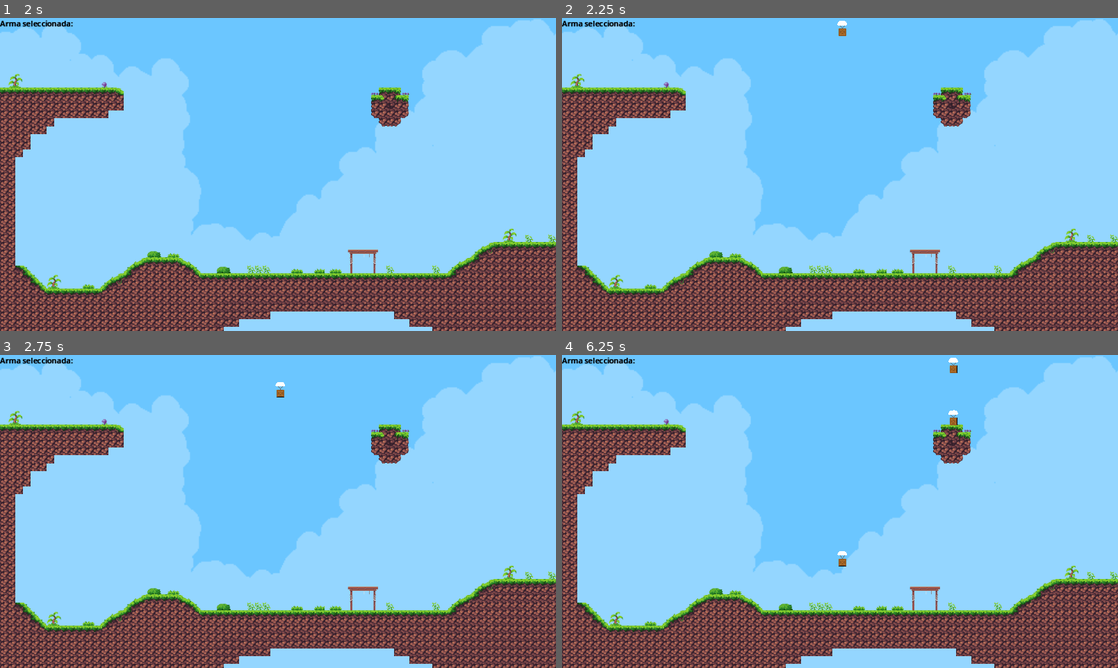
Above: before the commit, frames 1-4 (two rows, left to right).
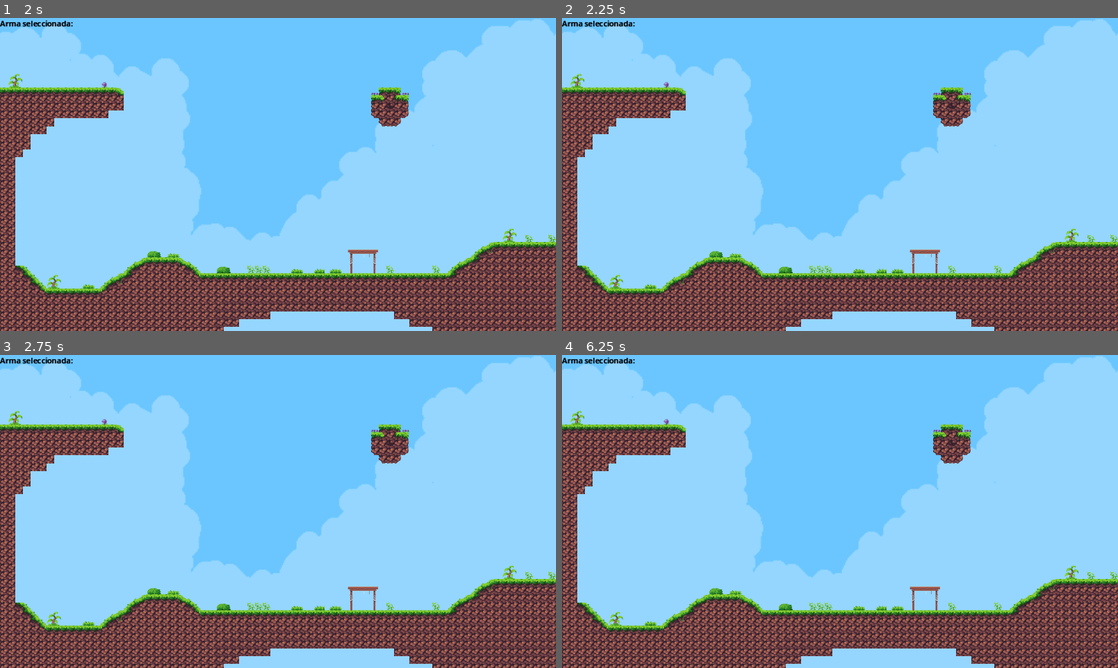
Above: after the commit, the same moments.

Repository: Francisco-Galea/Wild-Ones
Game: Godot game, scene res://Director/GameManager/GameManager.tscn
Two runs of this game, one before a commit and one after it. Both use one fixed random seed, a clock stepped at 60 frames per second and the inputs below. This scene is started directly instead of the project's main scene. Sound files missing from this copy of the repository are replaced by a short silence.
Inputs (mouse positions are in pixels of both pictures, inside the frame that each line leads up to):
- Up to frame 1 (2 s): tap Enter at 0.5 s; move the mouse to (400, 158) at 0.52 s; press the mouse at (400, 158) at 0.53 s; hold D (move_right) from 0.53 s (still down); tap W (jump) at 0.77, 1.52 s; tap Space at 1.25 s; move the mouse to (166, 190) at 1.27 s; release the mouse at (166, 190) at 1.28 s; tap Q (switch_weapon_next) at 1.35 s
- Up to frame 2 (2.25 s): tap Enter at 2 s; move the mouse to (895, 105) at 2.02 s; release D (move_right) at 2.03 s; press the mouse at (895, 105) at 2.03 s; hold A (move_left) from 2.03 s (still down)
- Up to frame 3 (2.75 s): keep holding A (move_left)
- Up to frame 4 (6.25 s): move the mouse to (812, 574) at 2.77 s; release A (move_left) at 2.78 s; release the mouse at (812, 574) at 2.78 s; hold D (move_right) 2.78-4.28 s; tap Q (switch_weapon_next) at 2.85, 4.35, 5.85 s; tap W (jump) at 3.02, 3.77, 4.52, 6.02 s; move the mouse to (1006, 558) at 3.52 s; press the mouse at (1006, 558) at 3.53 s; move the mouse to (673, 464) at 4.27 s; release the mouse at (673, 464) at 4.28 s; hold A (move_left) 4.28-5.03 s; move the mouse to (867, 511) at 5.02 s; press the mouse at (867, 511) at 5.03 s; hold D (move_right) 5.03-5.78 s; move the mouse to (756, 433) at 5.77 s; release the mouse at (756, 433) at 5.78 s; hold A (move_left) from 5.78 s (still down)

Frame 1 is identical in both runs. In frame 2, less than 0.1% of the frame differs, in the area x 49-52%, y 0-6%; in frame 3, less than 0.1%; in frame 4, 0.2%, in the area x 49-72%, y 0-68%.

Commit message:
Fix drops time (sorry hehe)

Diff:
--- a/Director/DropManager/DropManager.gd
+++ b/Director/DropManager/DropManager.gd
@@ -1,7 +1,7 @@
 extends Node2D
 
 @export var weapon_box_scene: PackedScene = preload("res://Drops/WeaponBox.tscn")
-@export var drop_interval: float = 2
+@export var drop_interval: float = 12
 var drop_points: Array[Marker2D] = []
 var drop_timer: Timer
 
--- a/Director/DropManager/DropManager.tscn
+++ b/Director/DropManager/DropManager.tscn
@@ -4,5 +4,3 @@
 
 [node name="DropManager" type="Node2D"]
 script = ExtResource("1_4ruvp")
-
-[node name="DropInterval" type="Timer" parent="."]
